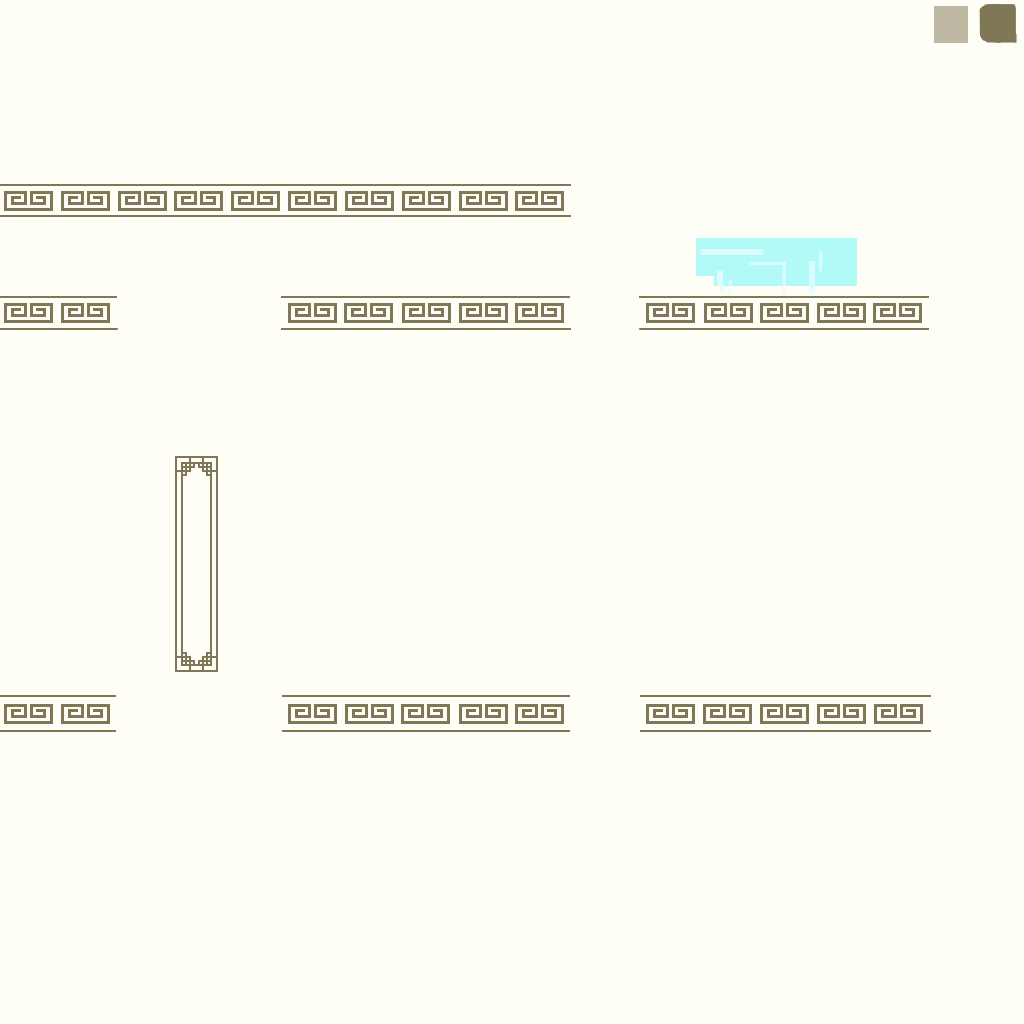
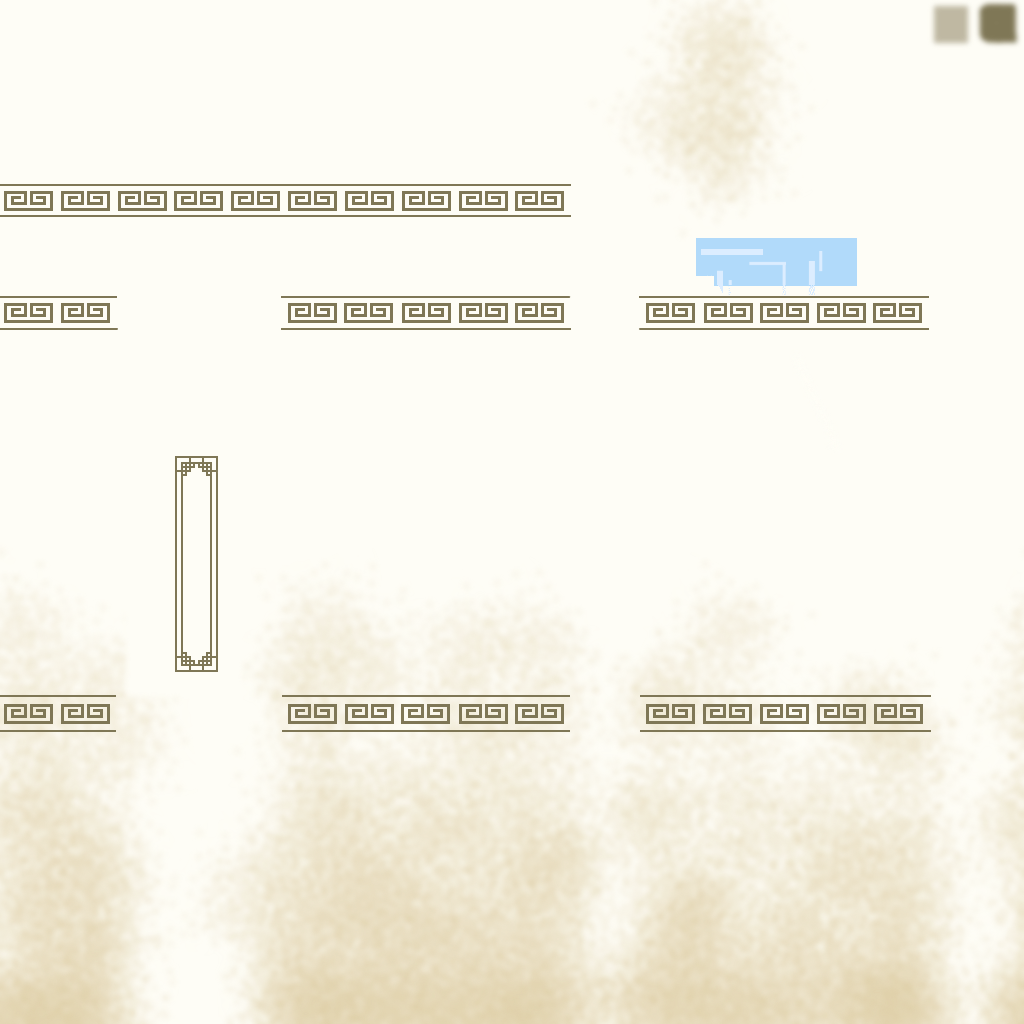
Two versions of the same layered image (1024×1024). Layer-by-layer changes:
renamed "레이어 1" to "레이어 8", painted on it over [241, 4, 1018, 672]
moved "Layer" (1st of 4, in "water") above "Layer", painted on it over [696, 238, 857, 295]
painted on "Layer" (2nd of 4, in "water") over [696, 238, 857, 295]
renamed "레이어 5" to "레이어 6", painted on it over [2, 289, 923, 724]
renamed "레이어 6" to "레이어 4", painted on it over [4, 191, 923, 724]
renamed "Layer" to "레이어 2", painted on it over [0, 184, 931, 733]
renamed "레이어 2" to "레이어 1", painted on it over [0, 0, 1024, 1024]
